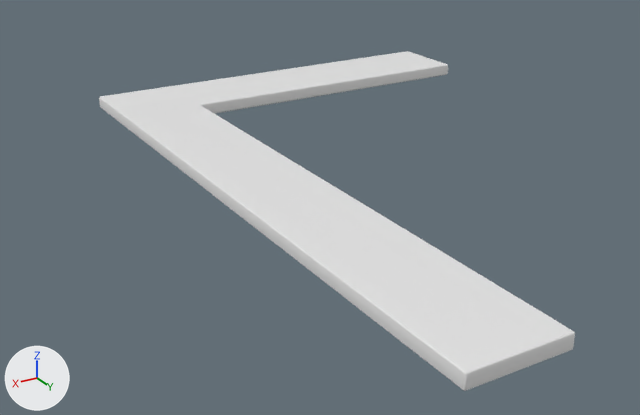
The FBX model Assets/Models/Enviro01/m_shelf01.fbx: old version first, new version second.
One viewpoint serves both versions: a 50 mm lens placed at (1.736, 2.585, 1.702), pointed at (0.365, 0.3, 0.559). Arrows for +X, +Y and +Z are at lower left; the lights stay in place. Where no turn or scale is listed for an object, it has been applied to the vertices.

In view in the first picture: 'm_shelf01'.
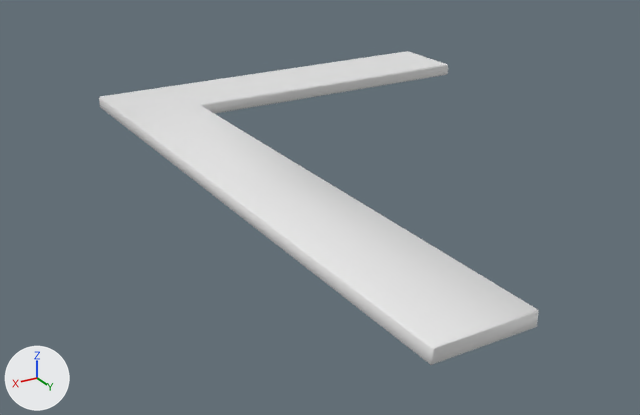
The newer file is also turned or shifted as a whole; pictures and numbers use the older file's frame.

Diff of the bpy script that builds the scene:
```diff
--- a/Assets/Models/Enviro01/m_shelf01.fbx.py
+++ b/Assets/Models/Enviro01/m_shelf01.fbx.py
@@ me_plane_031 @@
 # used by ob_m_shelf01; location = (0.0, 0.0, 0.0)
-me_plane_031.from_pydata(...)  # 52 vertices, 56 faces; spans x -0.7..0.77, y -0.68..1.51, z 0.7..0.75
+me_plane_031.from_pydata(...)  # 52 vertices, 56 faces; spans x -0.7..0.77, y -0.68..1.4, z 0.7..0.75
+# me_plane_031 part 1: all 12 vertices in x 0.48..0.77, y 1.5..1.51, z 0.7..0.75 are moved by (0.0, -0.11, 0.0)
+# me_plane_031 part 2: edges marked sharp go from 0 to 16
 me_plane_031.materials.append(mat_base)
```

Where the change shows, as pixel boxes (x1, y1, x2, y2) in the pictures (640 x 415 px; the box of a moved part takes in the faces that stretch with it):
'm_shelf01', reshaped (8% narrower, 8% shorter): before (99, 51, 575, 391); after (99, 51, 539, 365)
part 1 of me_plane_031, moved or reshaped: before (231, 177, 575, 391); after (231, 177, 539, 365)
part 2 of me_plane_031, shading changed: (99, 51, 448, 210) in both
